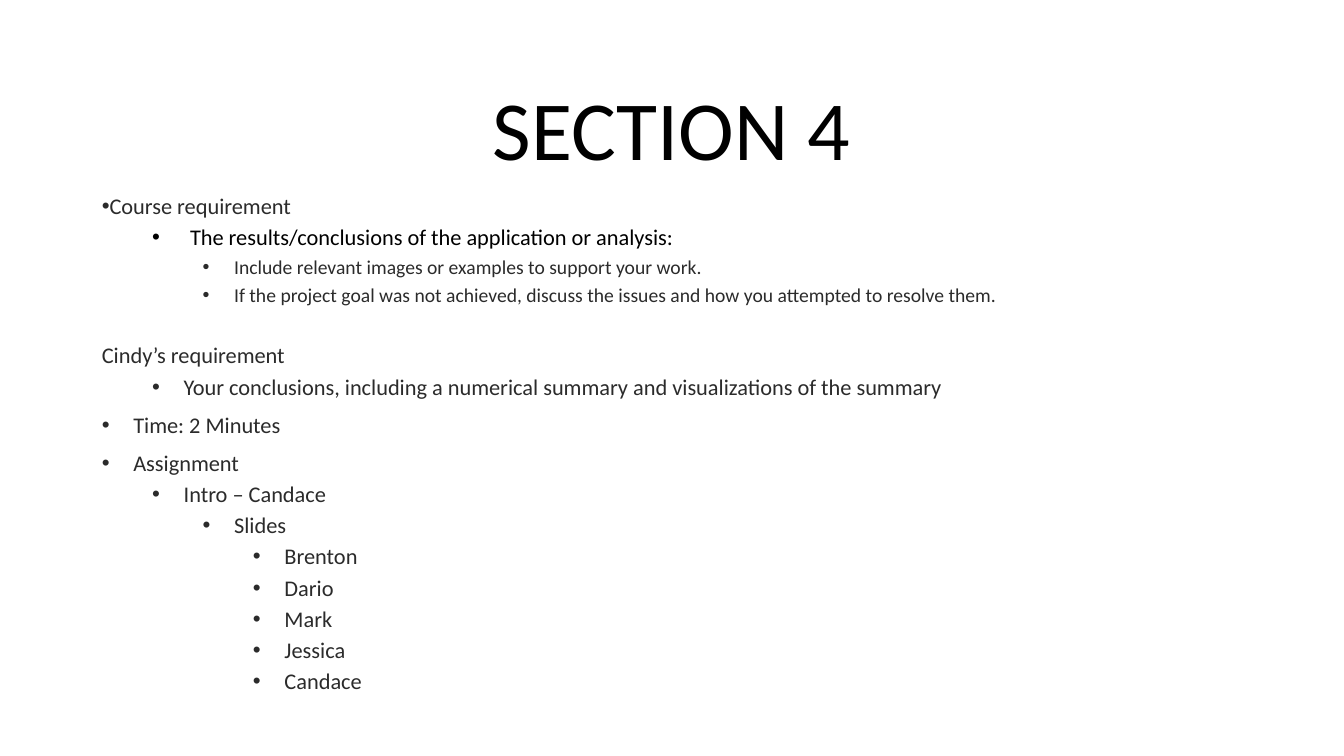
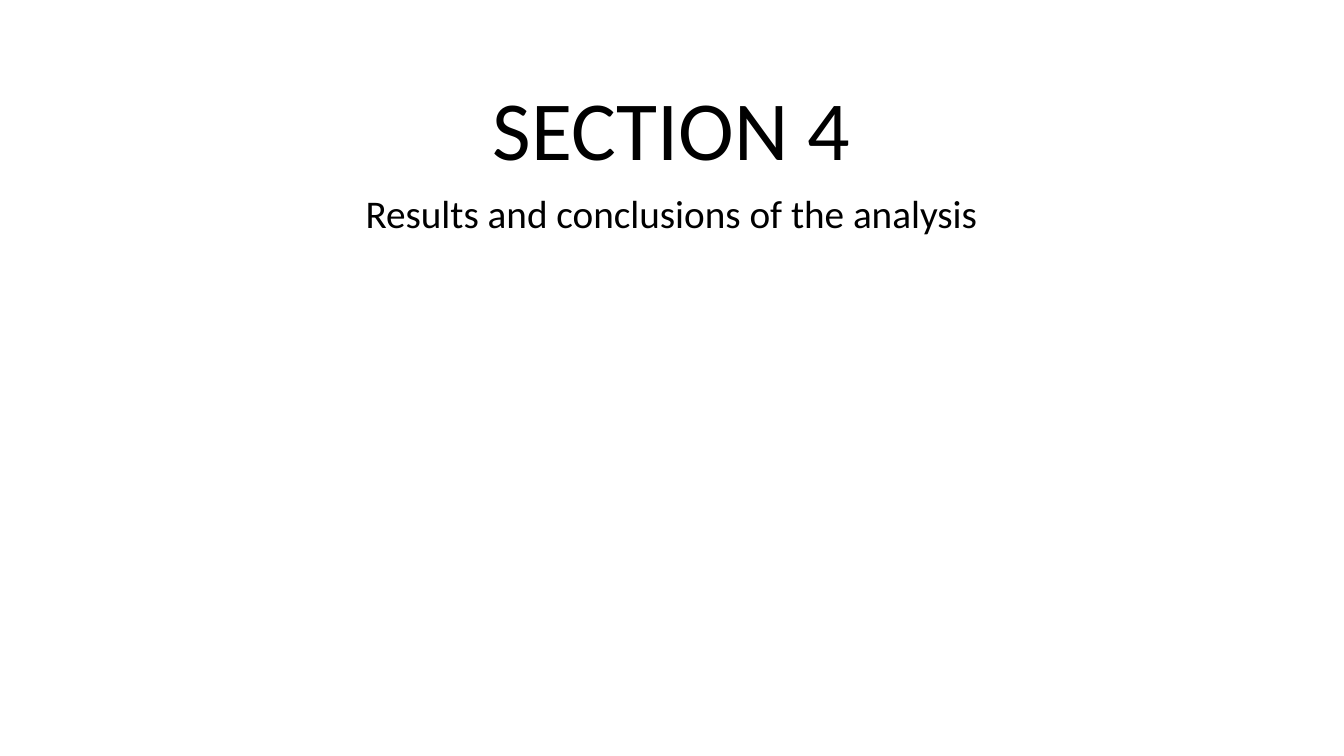
Before and after one commit to CandaceDoesData/Group_Project_1, a slide deck: slide 15 of mm_Group3_Project_1_Presentation.pptx (slide 17 before the commit). Drawn at 1344x756 pixels with LibreOffice and Linux fonts; fonts in the diff are those of the drawing. Boxes give left, top, right and bottom in pixels: in the first picture for what was removed or moved away, otherwise in the second. Text is boxed around its words. In the diff, an @@ line names an element or a change of style, - is before the commit and + after.

```diff
--- a/mm_Group3_Project_1_Presentation.pptx
+++ b/mm_Group3_Project_1_Presentation.pptx
@@ text at box(366, 200, 977, 235): text changed; size 16 to 28 pt; text colour #2B2B2B to #000000 @@
-• Course requirement
-  • The results/conclusions of the application or analysis:
-    • Include relevant images or examples to support your work.
-    • If the project goal was not achieved, discuss the issues and how you attempted to resolve them.
-Cindy’s requirement
-  • Your conclusions, including a numerical summary and visualizations of the summary
-• Time: 2 Minutes
-• Assignment
-  • Intro – Candace
-    • Slides
-      • Brenton
-      • Dario
-      • Mark
-      • Jessica
-      • Candace
+Results and conclusions of the analysis
```
Also in this commit, not shown: 11 other slides changed, 5 slides added, 6 slides removed, 1 other file.
